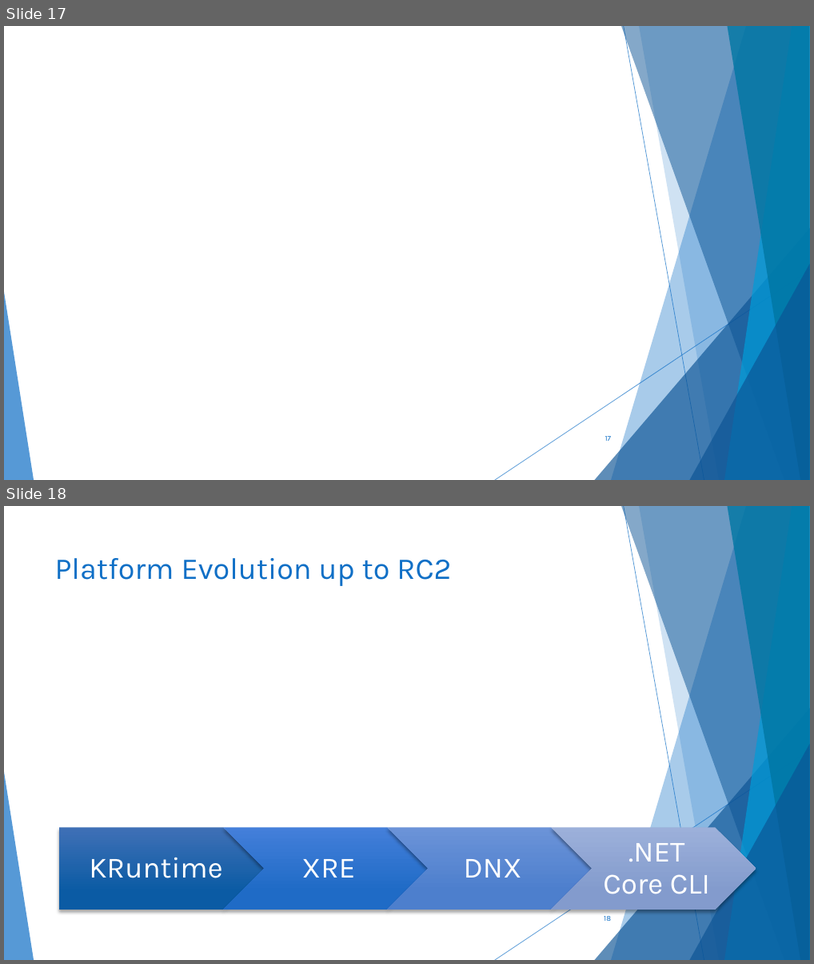
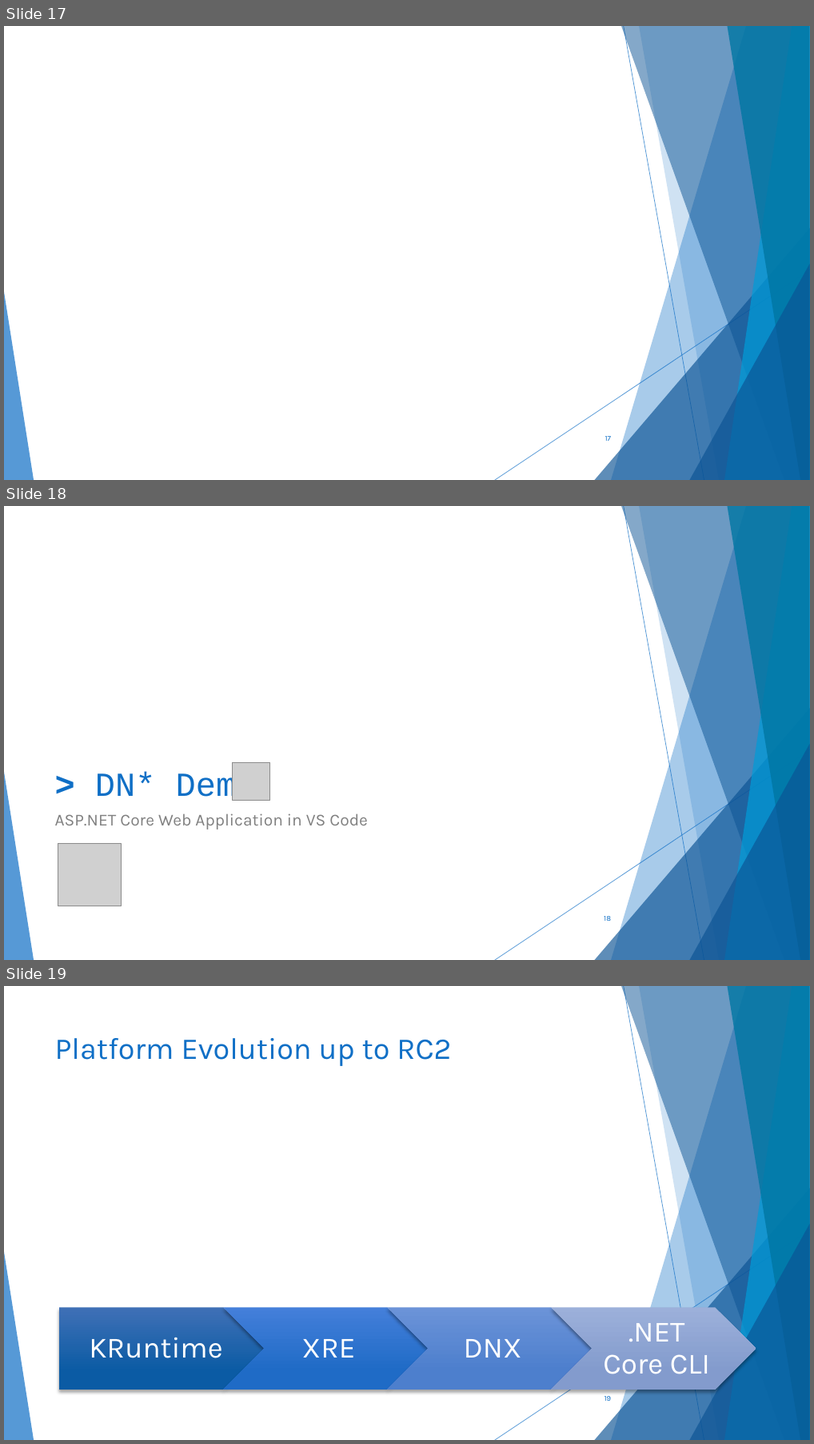
Before and after one commit to scottaddie/slide-decks, a slide deck: Getting Started with ASP.NET Core 1.0 in VS Code - SFLCC.pptx. Shown one above the other, each under a label of ours: slides 17 and 18 before the commit, slides 17, 18 and 19 after it. The pictures are 814x964 and 814x1444 pixels, drawn with LibreOffice and Linux fonts; fonts in the diff are those of the drawing; grey boxes stand for pictures; background and template pictures are left out. Boxes give left, top, right and bottom in pixels: in the first picture for what was removed or moved away, otherwise in the second. Text is boxed around its words. In the diff, an @@ line names an element or a change of style, - is before the commit and + after.

Commit message:
Add DN* tooling demo slide

```diff
--- a/Getting Started with ASP.NET Core 1.0 in VS Code - SFLCC.pptx
+++ b/Getting Started with ASP.NET Core 1.0 in VS Code - SFLCC.pptx
@@ slide 18 added at box(4, 506, 810, 960), background #FFFFFF; not listed: 10 template elements that a slide beside it also shows @@
@@ picture added at box(233, 763, 270, 800) @@
@@ title added at box(95, 771, 257, 800), 40 pt, text #0F6FC6 @@
+> DN* Demo
@@ text added at box(55, 813, 368, 829), 20 pt, text #808080 @@
+ASP.NET Core Web Application in VS Code
@@ picture added at box(58, 843, 121, 906) @@
@@ page number added at box(604, 916, 611, 920), 9 pt, text #0F6FC6 @@
+18
@@ what was slide 18 is now slide 19 @@
@@ page number at box(605, 1396, 612, 1400): text changed @@
-18
+19
```
Also in this commit, not shown: 1 slide changed.
